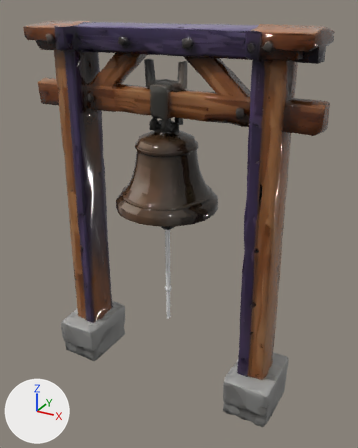
One commit to the Blender file src/game/models/signal-bell/signal-bell.blend: the scene before it, then after it.
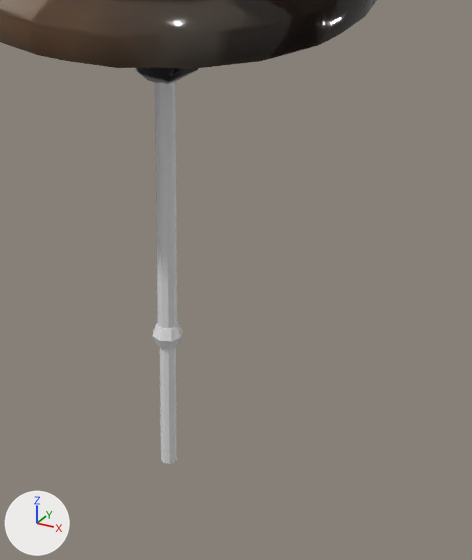
Each version is shown whole from a 50 mm camera at (1.12, -1.92, 1.861) aimed at (0.051, 0.023, 0.889), then close up on the part from 36% to 67% of the width and 47% to 76% of the height. The lights are fixed; the arrows at lower left show +X, +Y and +Z. The first two pictures are the older version.

Objects in the first close-up: 'Bell pull rope', 'Bell rope knot', 'Bell rope tail', 'Signal bell bronze bowl clapper and rope'.
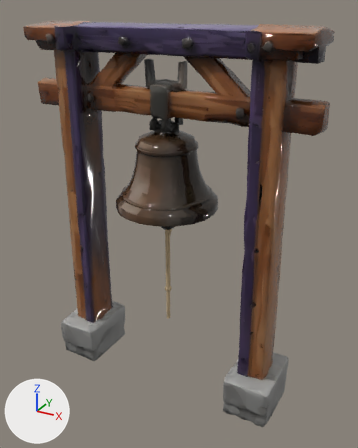
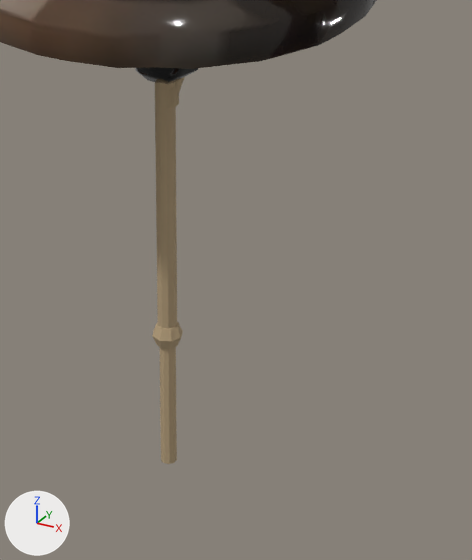
Commit message: Attach signal bell rope to the clapper hitch

Diff of the bpy script that builds the scene:
```diff
--- a/src/game/models/signal-bell/signal-bell.blend.py
+++ b/src/game/models/signal-bell/signal-bell.blend.py
@@ mat_bell_natural_hemp_rope_002 @@
+mat_bell_natural_hemp_rope_002 = principled_material('Bell natural hemp rope.002')
+mat_bell_natural_hemp_rope_002.base_color = (0.48, 0.36, 0.21)  # beige #b8a27e
+mat_bell_natural_hemp_rope_002.roughness = 0.95
@@ me_cylinder_002 @@
 # used by ob_bell_pull_rope; location = (0.0, 0.0, 0.712); rotation_euler = (0.0, 0.0, -3.142), in degrees (0, 0, -180); scale = (1.0, 1.0, 0.375)
-me_cylinder_002.from_pydata(...)  # 20 vertices, 12 faces; spans x -0.011..0.011, y -0.012..0.012, z -0.5..0.5
+me_cylinder_002.from_pydata(...)  # 20 vertices, 11 faces; spans x -0.011..0.011, y -0.012..0.012, z -0.5..0.5
+# me_cylinder_002 part 1: 11 faces spanning x -0.011..0.011, y -0.012..0.012, z -0.5..0.5 switch from mat_bell_rope_hemp_002 (white #e7e7e7) to mat_bell_natural_hemp_rope_002 (beige #b8a27e)
+# edits to the shape of me_cylinder_002 do not show in these pictures
@@ me_cylinder_003 @@
 me_cylinder_003.from_pydata(...)  # 20 vertices, 12 faces; spans x -0.01..0.01, y -0.01..0.01, z -0.09..0.09
-me_cylinder_003.materials.append(mat_bell_rope_hemp_002)  # white #e7e7e7
+me_cylinder_003.materials.append(mat_bell_natural_hemp_rope_002)  # beige #b8a27e
@@ me_sphere @@
 me_sphere.from_pydata(...)  # 26 vertices, 32 faces; spans x -0.019..0.019, y -0.019..0.019, z -0.019..0.019
-me_sphere.materials.append(mat_bell_rope_hemp_002)  # white #e7e7e7
+me_sphere.materials.append(mat_bell_natural_hemp_rope_002)  # beige #b8a27e
@@ me_clapper_hitch_continuous_rope @@
+me_clapper_hitch_continuous_rope.from_pydata(...)  # 744 vertices, 732 faces; spans x -0.037..0.0449, y -0.0409..0.0528, z 0.83..0.959
+me_clapper_hitch_continuous_rope.polygons.foreach_set('use_smooth', [True] * 732)
+me_clapper_hitch_continuous_rope.materials.append(mat_bell_natural_hemp_rope_002)  # beige #b8a27e
@@ ob_bell_clapper_rope_hitch @@
+ob_bell_clapper_rope_hitch = bpy.data.objects.new('Bell clapper rope hitch', me_clapper_hitch_continuous_rope)
+ob_bell_clapper_rope_hitch.parent = ob_signal_bell_bronze_bowl_clapper_and_rope
+ob_bell_clapper_rope_hitch.location = (0.0, 0.0, 0.0)
```

What differs and where, as boxes (x1, y1, x2, y2) in the close-ups (472 x 560 px):
'Bell rope tail', recoloured (white to beige)
    both: (160, 347, 177, 464)
'Bell rope knot', recoloured (white to beige)
    both: (152, 322, 183, 349)
'Bell clapper rope hitch', added
    after: (166, 77, 185, 108)
part 1 of me_cylinder_002, recoloured (white to beige)
    both: (155, 82, 177, 329)
